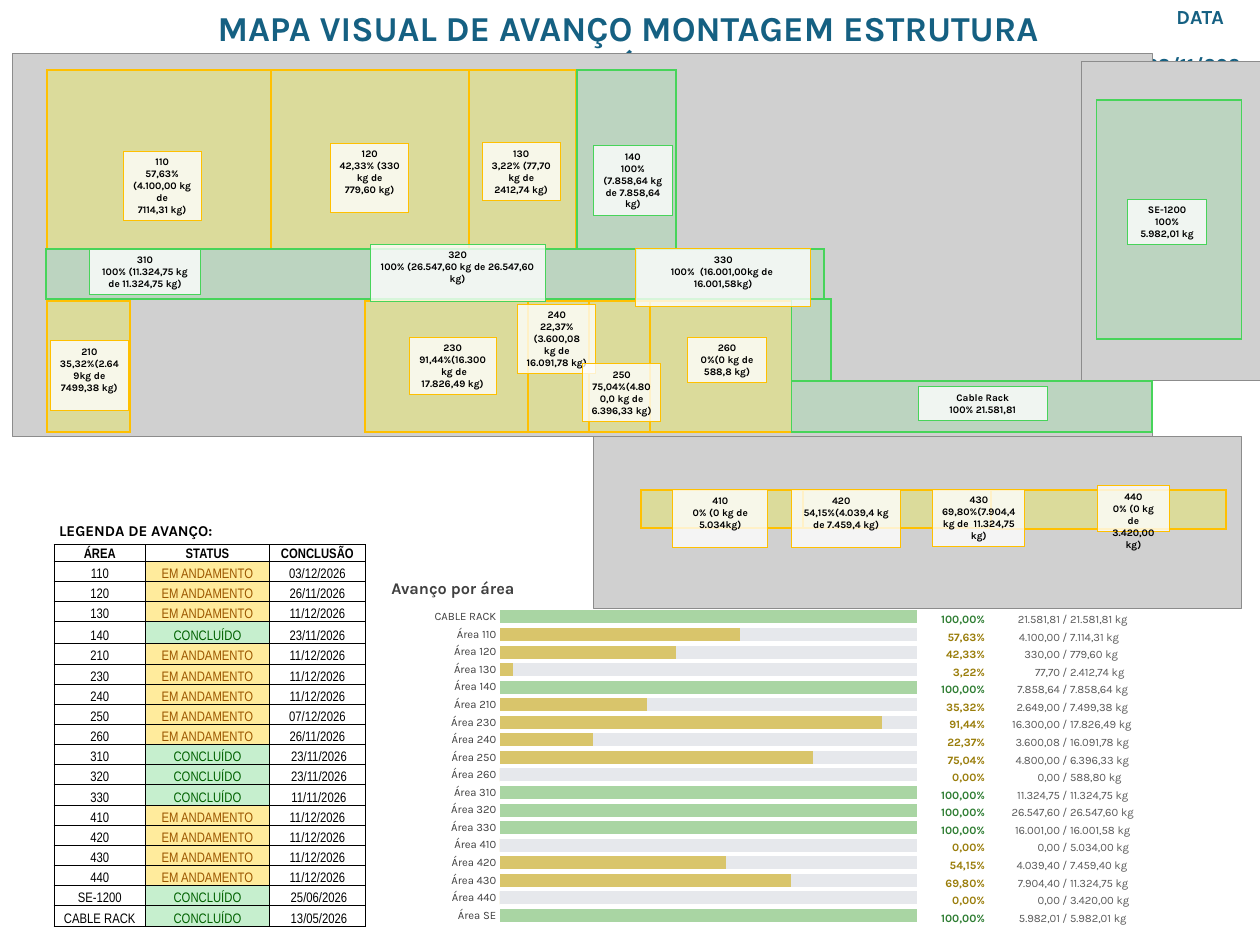
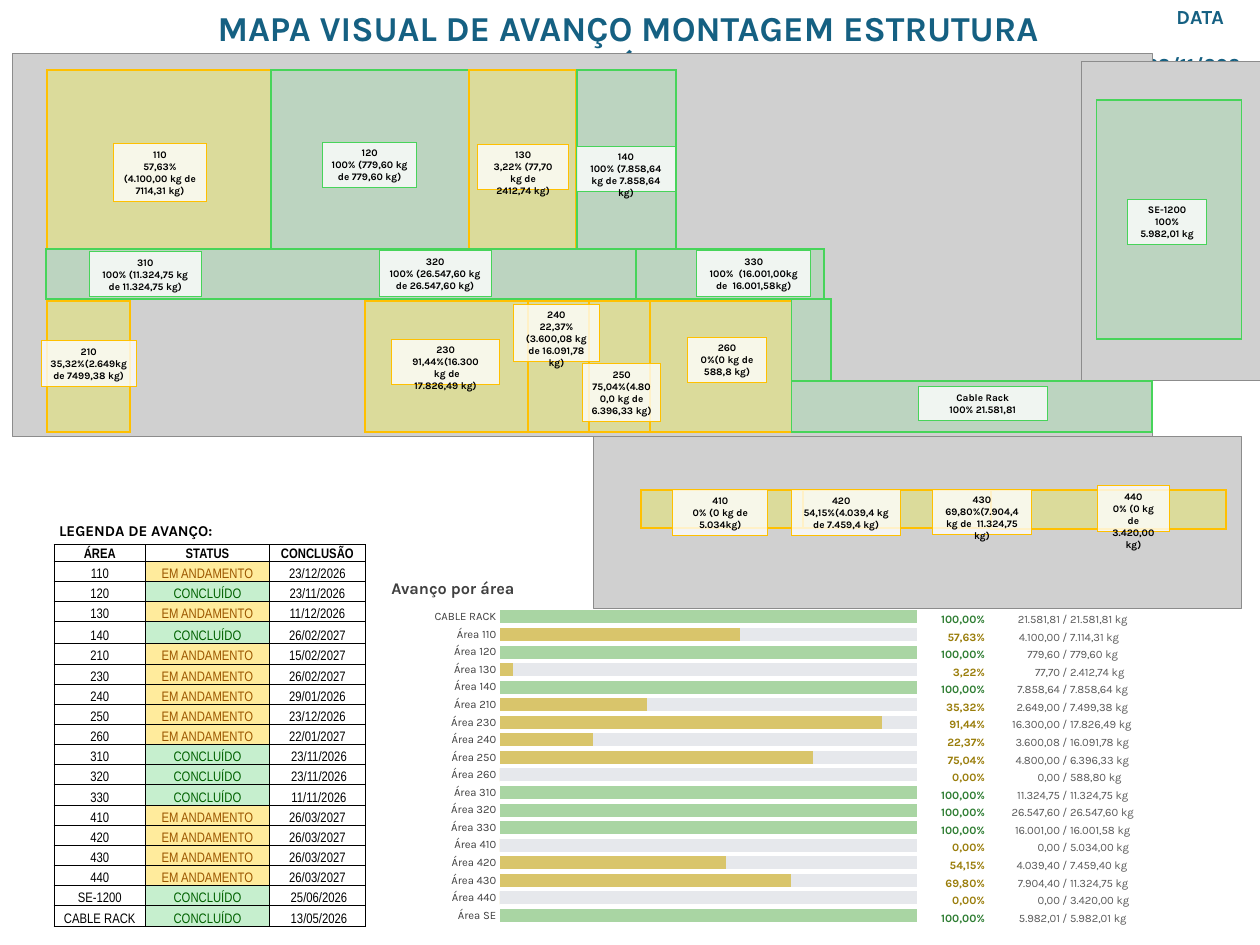
Before and after one commit to talisoncmartins91/termal-insulation, a slide deck: slide 3 of acompanhamento/modelo/apresentacao_semanal.pptx. Drawn at 1260x945 pixels with LibreOffice and Linux fonts; fonts in the diff are those of the drawing; grey boxes stand for pictures. Boxes give left, top, right and bottom in pixels: in the first picture for what was removed or moved away, otherwise in the second. Text is boxed around its words. In the diff, an @@ line names an element or a change of style, - is before the commit and + after.

```diff
--- a/acompanhamento/modelo/apresentacao_semanal.pptx
+++ b/acompanhamento/modelo/apresentacao_semanal.pptx
@@ rectangle at (271,70,469,249): fill #FFFF00 at 25% opacity to #84E291 at 25% opacity; outline #FFC000 1.5 pt to #47D45A 1.5 pt @@
@@ rectangle "110 57,63% (4.100,00 kg de ...": place and size @@
-rectangle "110 57,63% (4.100,00 kg de ..." at (123,151,202,221)
+rectangle "110 57,63% (4.100,00 kg de ..." at (114,144,206,202)
@@ rectangle "120 100% (779,60 kg de ..." at (322,142,417,187): outline #FFC000 0.75 pt to #47D45A 0.75 pt @@
@@ rectangle "120 100% (779,60 kg de ...": place and size @@
-rectangle "120 100% (779,60 kg de ..." at (330,143,409,212)
+rectangle "120 100% (779,60 kg de ..." at (322,142,417,187)
@@ text in rectangle at (332,149,408,183): text changed @@
-120
-42,33% (330 kg de 779,60 kg)
+120
+100% (779,60 kg de 779,60 kg)
@@ rectangle "130 3,22% (77,70 kg de ...": place and size @@
-rectangle "130 3,22% (77,70 kg de ..." at (482,142,561,200)
+rectangle "130 3,22% (77,70 kg de ..." at (478,144,569,189)
@@ rectangle "140 100% (7.858,64 kg de ...": place and size @@
-rectangle "140 100% (7.858,64 kg de ..." at (594,146,672,215)
+rectangle "140 100% (7.858,64 kg de ..." at (577,147,676,192)
@@ rectangle "320 100% (26.547,60 kg de ...": place and size @@
-rectangle "320 100% (26.547,60 kg de ..." at (370,244,545,302)
+rectangle "320 100% (26.547,60 kg de ..." at (379,251,490,296)
@@ rectangle "330 100% (16.001,00kg de 16.001,58kg)": place and size @@
-rectangle "330 100% (16.001,00kg de 16.001,58kg)" at (635,248,810,306)
+rectangle "330 100% (16.001,00kg de 16.001,58kg)" at (697,251,810,296)
@@ rectangle "330 100% (16.001,00kg de 16.001,58kg)" at (697,251,810,296): outline #FFC000 0.75 pt to #47D45A 0.75 pt @@
@@ rectangle "240 22,37% (3.600,08 kg de ...": place and size @@
-rectangle "240 22,37% (3.600,08 kg de ..." at (518,304,596,374)
+rectangle "240 22,37% (3.600,08 kg de ..." at (513,304,599,362)
@@ rectangle "210 35,32%(2.649kg de 7499,38 kg)": place and size @@
-rectangle "210 35,32%(2.649kg de 7499,38 kg)" at (50,340,129,410)
+rectangle "210 35,32%(2.649kg de 7499,38 kg)" at (41,341,137,386)
@@ rectangle "230": place and size @@
-rectangle "230" at (410,338,496,395)
+rectangle "230" at (391,339,500,384)
@@ rectangle "410 0% (0 kg de ...": place and size @@
-rectangle "410 0% (0 kg de ..." at (672,490,768,547)
+rectangle "410 0% (0 kg de ..." at (672,490,768,535)
@@ rectangle "420 54,15%(4.039,4 kg de 7.459,4 ...": place and size @@
-rectangle "420 54,15%(4.039,4 kg de 7.459,4 ..." at (792,490,901,547)
+rectangle "420 54,15%(4.039,4 kg de 7.459,4 ..." at (792,490,901,535)
@@ rectangle "430 69,80%(7.904,4 kg de 11.324,75 ...": place and size @@
-rectangle "430 69,80%(7.904,4 kg de 11.324,75 ..." at (932,490,1025,547)
+rectangle "430 69,80%(7.904,4 kg de 11.324,75 ..." at (932,490,1031,535)
@@ table at (54,544,365,927) @@
-row 2, column 3: 03/12/2026
+row 2, column 3: 23/12/2026
-row 3, column 2: EM ANDAMENTO
+row 3, column 2: CONCLUÍDO
-row 3, column 3: 26/11/2026
+row 3, column 3: 23/11/2026
-row 5, column 3: 23/11/2026
+row 5, column 3: 26/02/2027
-row 6, column 3: 11/12/2026
+row 6, column 3: 15/02/2027
-row 7, column 3: 11/12/2026
+row 7, column 3: 26/02/2027
-row 8, column 3: 11/12/2026
+row 8, column 3: 29/01/2026
-row 9, column 3: 07/12/2026
+row 9, column 3: 23/12/2026
-row 10, column 3: 26/11/2026
+row 10, column 3: 22/01/2027
-row 14, column 3: 11/12/2026
+row 14, column 3: 26/03/2027
-row 15, column 3: 11/12/2026
+row 15, column 3: 26/03/2027
-row 16, column 3: 11/12/2026
+row 16, column 3: 26/03/2027
-row 17, column 3: 11/12/2026
+row 17, column 3: 26/03/2027
@@ fill #FFEB9C to #C6EFCE in row 3, column 2 @@
@@ bar chart at (391,605,1227,927) @@
@@ Series 2, Área 120: 42 to 100 @@
@@ colours of single points changed @@
@@ text at (941,650,985,660): text changed; text colour #9A7D0A to #2E7D32 @@
-42,33%
+100,00%
@@ text at (1027,651,1060,659): text changed @@
-330,00
+779,60
```
Also in this commit, not shown: 3 other slides changed.
